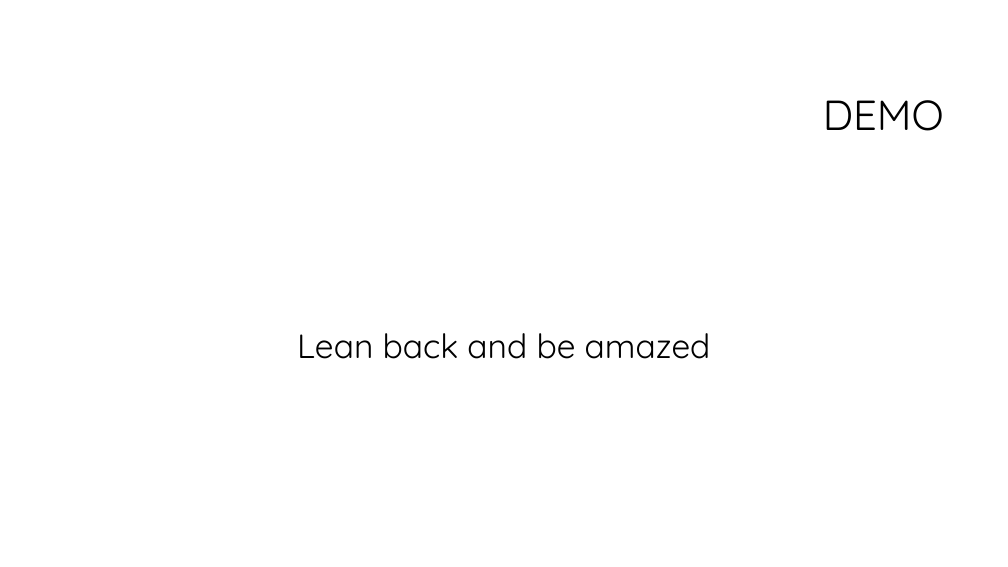
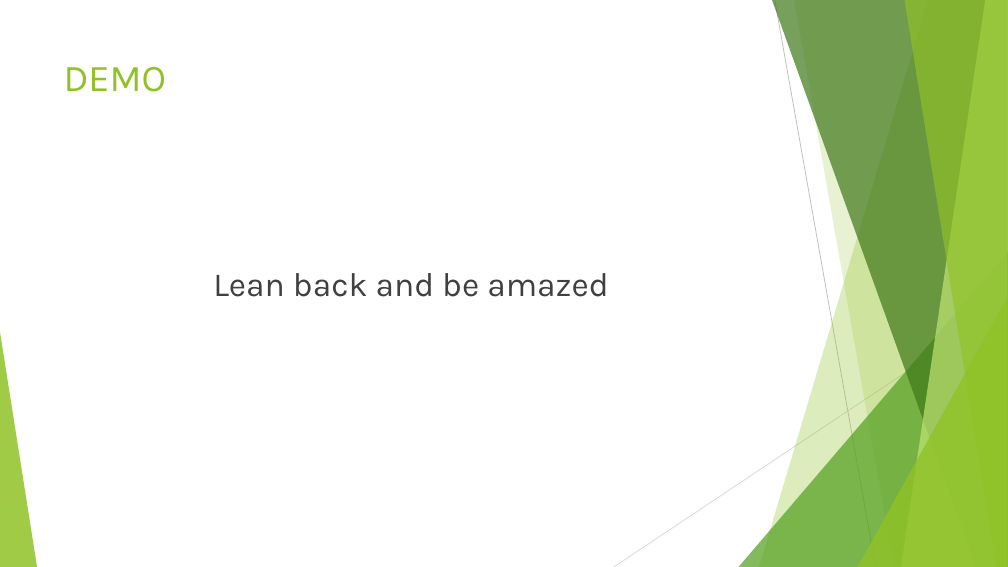
Before and after one commit to FHellmann/Uniatron, a slide deck: slide 4 of doc/Presentation/Uniatron-Presentation1207.pptx. Drawn at 1008x567 pixels with LibreOffice and Linux fonts; fonts in the diff are those of the drawing; background and template pictures are left out. Boxes give left, top, right and bottom in pixels: in the first picture for what was removed or moved away, otherwise in the second. Text is boxed around its words. In the diff, an @@ line names an element or a change of style, - is before the commit and + after.

```diff
--- a/doc/Presentation/Uniatron-Presentation1207.pptx
+++ b/doc/Presentation/Uniatron-Presentation1207.pptx
@@ title "DEMO": place and size @@
-title "DEMO" at [823, 100, 944, 131]
+title "DEMO" at [64, 67, 167, 92]
@@ title "DEMO" at [64, 67, 167, 92]: size 40 to 36 pt, font Quicksand to Karla, text colour #000000 to #90C226; alignment right to left; line spacing 0.9 to 1; vertical alignment middle to top @@
@@ text "Lean back and be amazed": place and size @@
-text "Lean back and be amazed" at [297, 333, 711, 359]
+text "Lean back and be amazed" at [213, 273, 608, 297]
@@ text "Lean back and be amazed" at [213, 273, 608, 297]: font Quicksand to Karla, text colour #000000 to #404040; line spacing 0.9 to 1 @@
@@ group added at [0, 0, 1008, 567]: 5 freeform shapes, 3 triangles, 2 lines @@
```
Also in this commit, not shown: 5 other slides changed.
